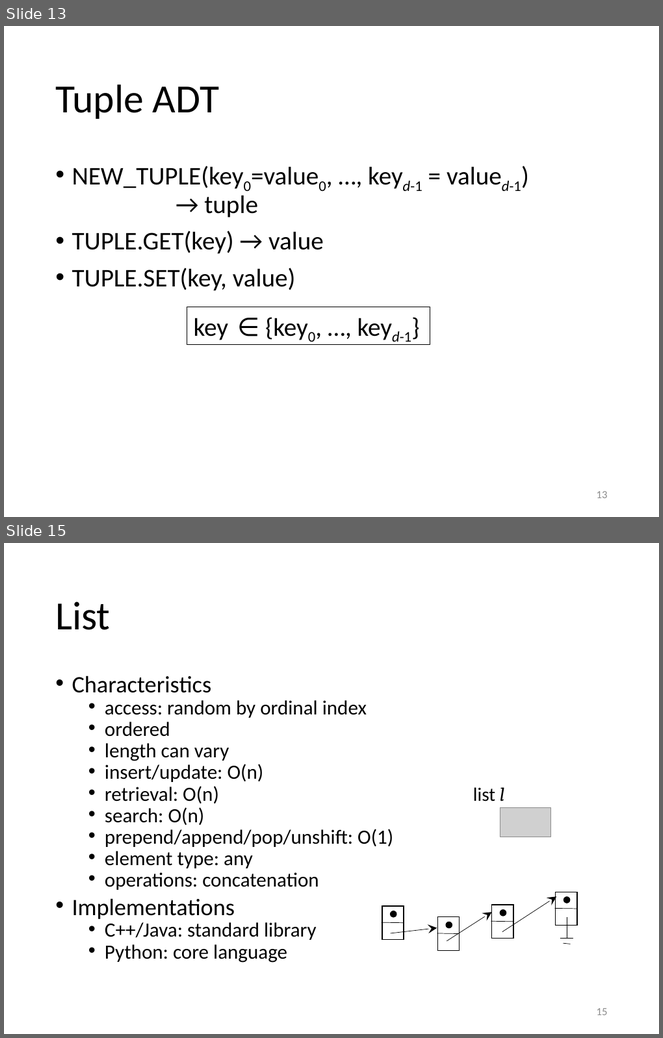
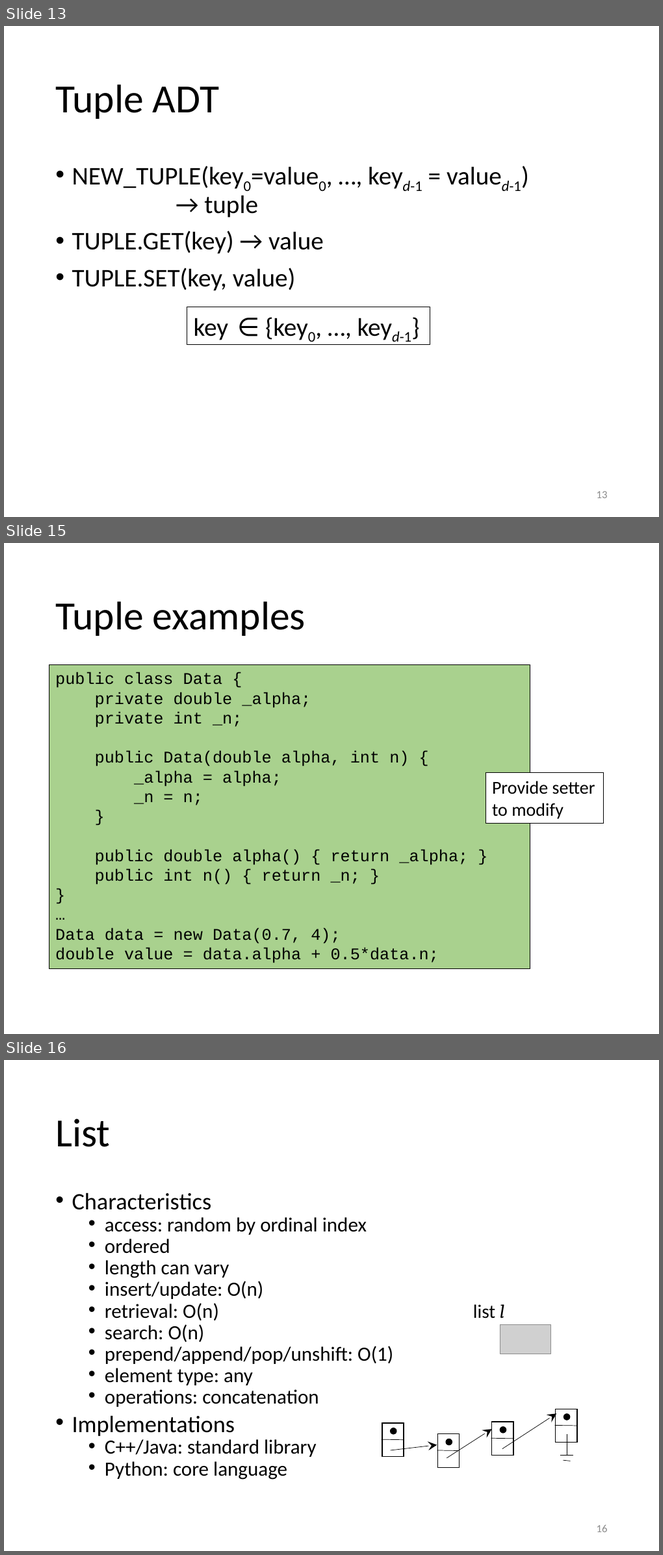
Before and after one commit to gjbex/training-material, a slide deck: DataStructures/data_structures.pptx. Shown one above the other, each under a label of ours: slides 13 and 15 before the commit, slides 13, 15 and 16 after it; the slides between them are not shown. The pictures are 663x1038 and 663x1555 pixels, drawn with LibreOffice and Linux fonts; fonts in the diff are those of the drawing; grey boxes stand for pictures. Boxes give left, top, right and bottom in pixels: in the first picture for what was removed or moved away, otherwise in the second. Text is boxed around its words. In the diff, an @@ line names an element or a change of style, - is before the commit and + after.

```diff
--- a/DataStructures/data_structures.pptx
+++ b/DataStructures/data_structures.pptx
@@ slide 15 added at bbox=[4, 543, 659, 1034], background #FFFFFF @@
@@ title added at bbox=[55, 601, 306, 636], 44 pt, text #000000 @@
+Tuple examples
@@ rectangle added at bbox=[50, 665, 530, 969], fill #A9D18E, outline #000000 0.75 pt, 18 pt, text #000000 @@
+public class Data {
+private double _alpha;
+private int _n;
+public Data(double alpha, int n) {
+_alpha = alpha;
+_n = n;
+}
+public double alpha() { return _alpha; }
+public int n() { return _n; }
+}
+…
+Data data = new Data(0.7, 4);
+double value = data.alpha + 0.5*data.n;
@@ rectangle added at bbox=[486, 773, 603, 823], fill #FFFFFF, outline #000000 0.75 pt, 20 pt, text #000000 @@
+Provide setter
+to modify
@@ what was slide 15 is now slide 16 @@
@@ page number at bbox=[597, 1525, 608, 1533]: text changed @@
-15
+16
```
Also in this commit, not shown: 5 slides changed, 2 other slides added.
